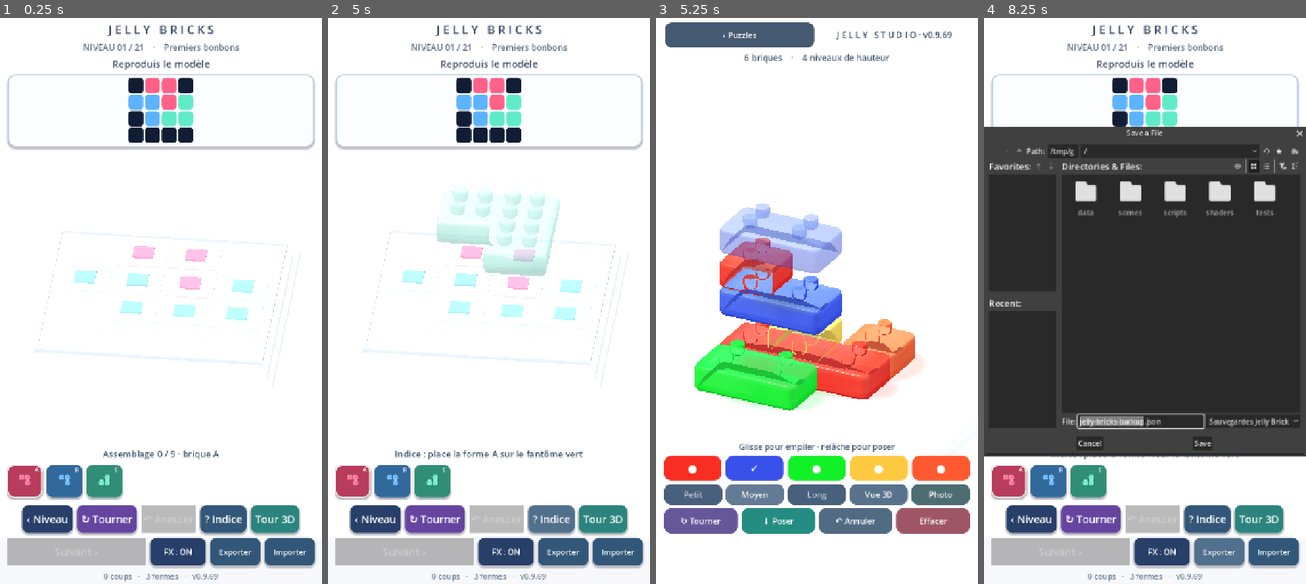
Above: before the commit, frames 1-4 (left to right).
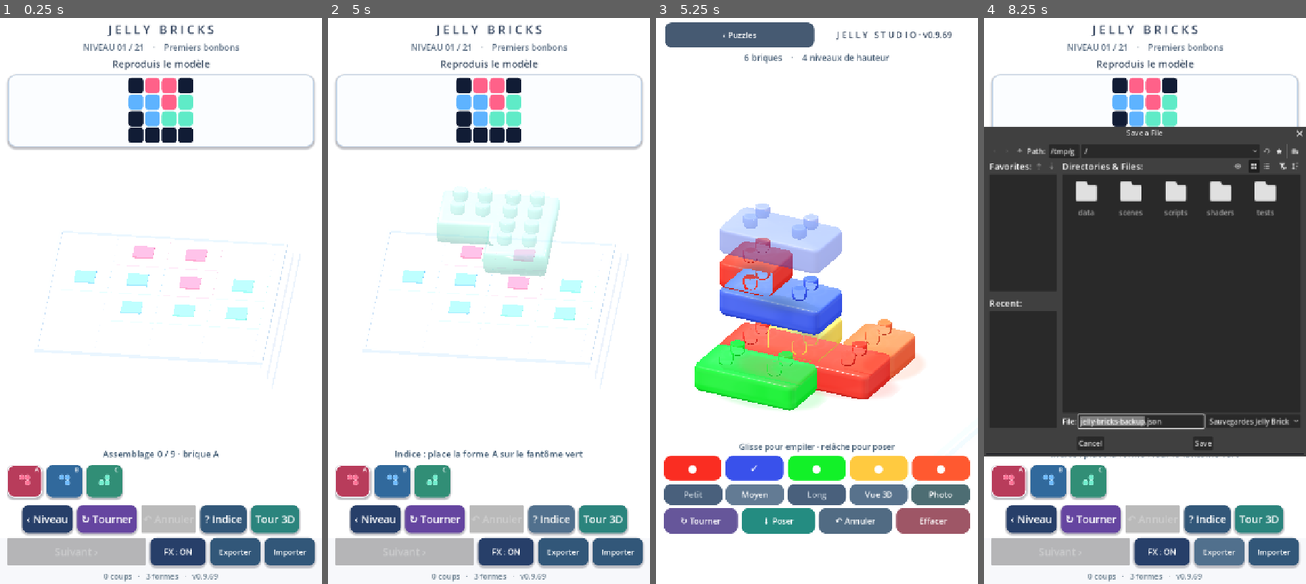
Above: after the commit, the same moments.

Repository: dbrckk/Jelly-bricks
Game: Godot game, scene res://scenes/main.tscn
The game is run twice, just before and just after one commit, with the same random seed, the same clock (stepped at 60 frames per second) and the same inputs.
Inputs (mouse positions are in pixels of both pictures, inside the frame that each line leads up to):
- Up to frame 1 (0.25 s): no input
- Up to frame 2 (5 s): click (353, 482) at 0.52 s; click (392, 482) at 1.27 s; click (431, 482) at 2.02 s; click "‹ Niveau" at 2.75 s; click "↻ Tourner" at 3.5 s; click "? Indice" at 4.25 s
- Up to frame 3 (5.25 s): click "Tour 3D" at 5 s
- Up to frame 4 (8.25 s): click "‹ Puzzles" at 5.75 s; click "FX : ON" at 6.5 s; click "FX : OFF" at 7.25 s; click "Exporter" at 8 s

Frames 1-2 are identical in both runs. In frame 3, 1.7% of the frame differs, in the area x 13-77%, y 36-65%; in frame 4, 0.9%.

Commit message:
fix(godot): hide falsely visible studio socket interior from tinted color pass

Diff:
--- a/native-godot/shaders/jelly.gdshader
+++ b/native-godot/shaders/jelly.gdshader
@@ -167,6 +167,20 @@
 }
 
 void fragment() {
+    // Studio's recessed underside socket is physically modeled for stud
+    // clearance and real shadow-caster geometry. However, its downward
+    // interior ceiling and pocket walls show THROUGH 0.94-alpha dyed gel
+    // as huge dark, angular chevrons when viewed from above (user's
+    // Android screenshot). Their sharply triangulated silhouette is not
+    // a visible outer surface of a filled gelatin brick.
+    // Suppress ONLY the inward/downward socket triangles in the color
+    // pass: y=.055..265, explicitly flat downward normals. Exterior
+    // bevels (-.84 normal Y), all real studs, shadows, and the 21 puzzle
+    // materials remain intact. The pocket remains in the mesh to seat studs.
+    if (studio_glass > .001 && jelly_surface_normal.y < -.985 &&
+            jelly_local.y > .054 && jelly_local.y < .267) {
+        discard;
+    }
     vec3 n = normalize(NORMAL);
     vec3 eye = normalize(VIEW);
     // Preserve the legacy puzzle finish; studio geometry uses its own up.
